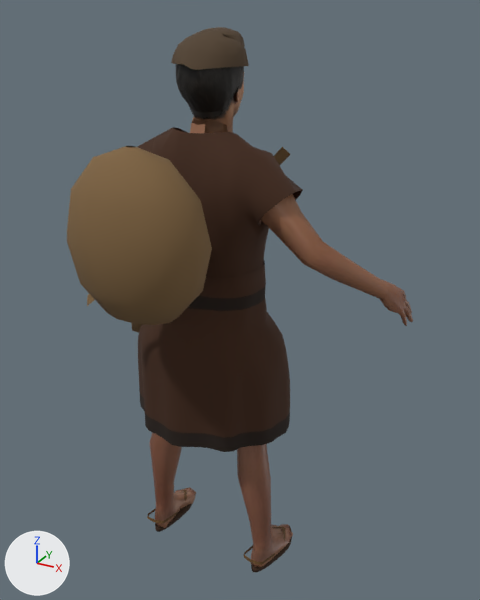
One commit to the glTF model campaigns/01_pachacutec/assets/models/pch_npc_messenger.glb: the scene before it, then after it.
The view is the same before and after, from a 50 mm camera at (0.851, -1.359, 1.525) aimed at (0.076, 0.051, 0.82). The lights are fixed; the arrows at lower left show +X, +Y and +Z. The first picture is the older version. Where no turn or scale is listed for an object, it has been applied to the vertices. Vertices at exactly the same position are counted once.

Names of what the first picture shows: 'body', 'clothes', 'head', 'headwear'.
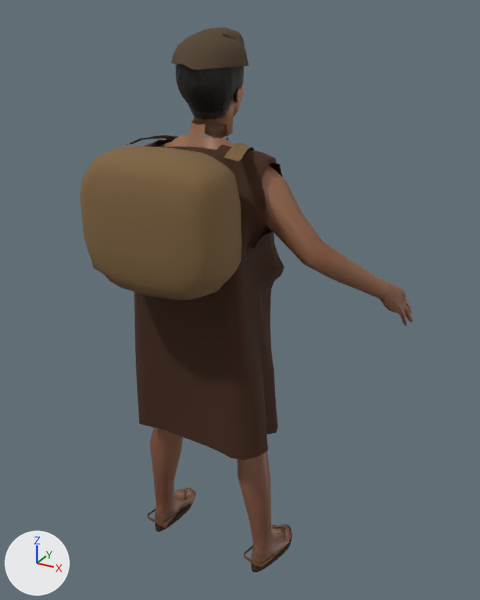
What differs and where, as boxes (x1, y1, x2, y2) in the pictures (480 x 600 px):
'clothes', reshaped (10% narrower): before (67, 127, 303, 572); after (80, 135, 292, 572)
part 1 of me_clothes, rebuilt: before (138, 261, 290, 452); after (134, 139, 284, 460)
part 2 of me_clothes, rebuilt (12% wider, 14% shorter): before (67, 146, 212, 325); after (80, 146, 242, 300)
part 3 of me_clothes, rebuilt (not visible afterwards): before (132, 323, 142, 333)
part 4 of me_clothes, added: after (224, 142, 254, 161)
part 5 of me_clothes, added: after (118, 135, 178, 147)
part 6 of me_clothes, deleted (mostly hidden): before (87, 294, 95, 306)
part 7 of me_clothes, deleted (mostly hidden): before (274, 147, 290, 166)
part 8 of me_clothes, deleted (brown): before (138, 127, 303, 323)

The edits, one by one:
me_clothes is used by ob_clothes; location (0.0, 0.0, 0.0).
me_clothes had 1361 vertices, 2384 faces and spanned x -0.245..0.245, y -0.38..0.32, z 0.001..1.267.
me_clothes now has 1887 vertices, 3420 faces and spans x -0.223..0.223, y -0.282..0.17, z 0.001..1.249.
me_clothes part 1: the loose piece of 816 vertices spanning x -0.225..0.228, y -0.163..0.202, z 0.462..0.928 is rebuilt with 1157 vertices and now spans x -0.208..0.223, y -0.137..0.148, z 0.439..1.238.
me_clothes part 2: the loose piece of 84 vertices spanning x -0.171..0.171, y -0.38..-0.163, z 0.871..1.267 is rebuilt with 234 vertices and now spans x -0.187..0.187, y -0.282..-0.083, z 0.917..1.249.
me_clothes part 3: the loose piece of 8 vertices spanning x -0.213..-0.178, y -0.047..0.103, z 0.703..0.873 is rebuilt with 106 vertices and now spans x -0.214..-0.163, y -0.037..0.113, z 0.691..0.866.
me_clothes part 4: a new loose piece of 30 vertices spanning x 0.01..0.166, y -0.128..0.153, z 1.041..1.243, in mat_pch_cloth.
me_clothes part 5: a new loose piece of 30 vertices spanning x -0.166..0.0, y -0.128..0.147, z 1.04..1.244, in mat_pch_cloth.
me_clothes part 6: the loose piece of 24 vertices spanning x -0.203..0.108, y -0.242..-0.221, z 0.861..1.187 is deleted.
me_clothes part 7: the loose piece of 24 vertices spanning x -0.199..0.108, y 0.264..0.32, z 0.818..1.186 is deleted.
me_clothes part 8: 217 vertices removed from x -0.245..0.245, y -0.1..0.146, z 0.764..1.264.
Other edits to the shape of me_clothes do not show in these pictures.
